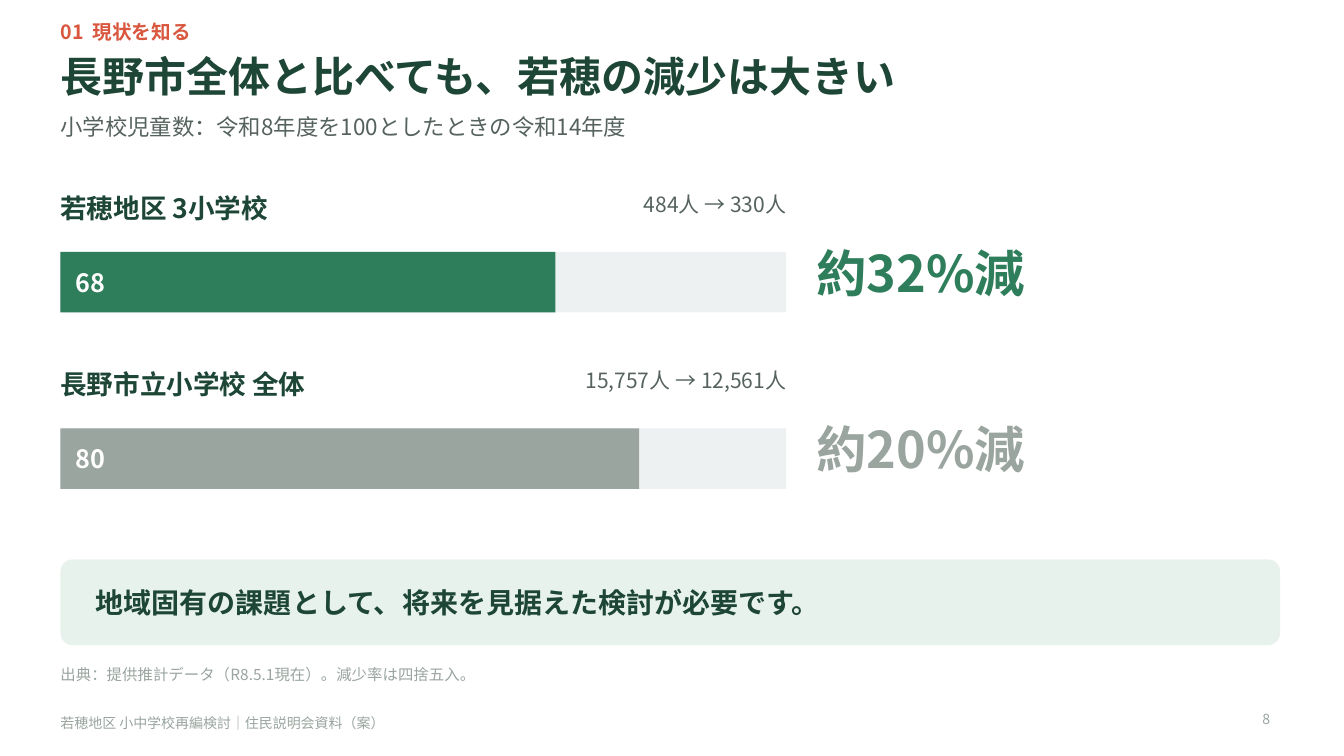
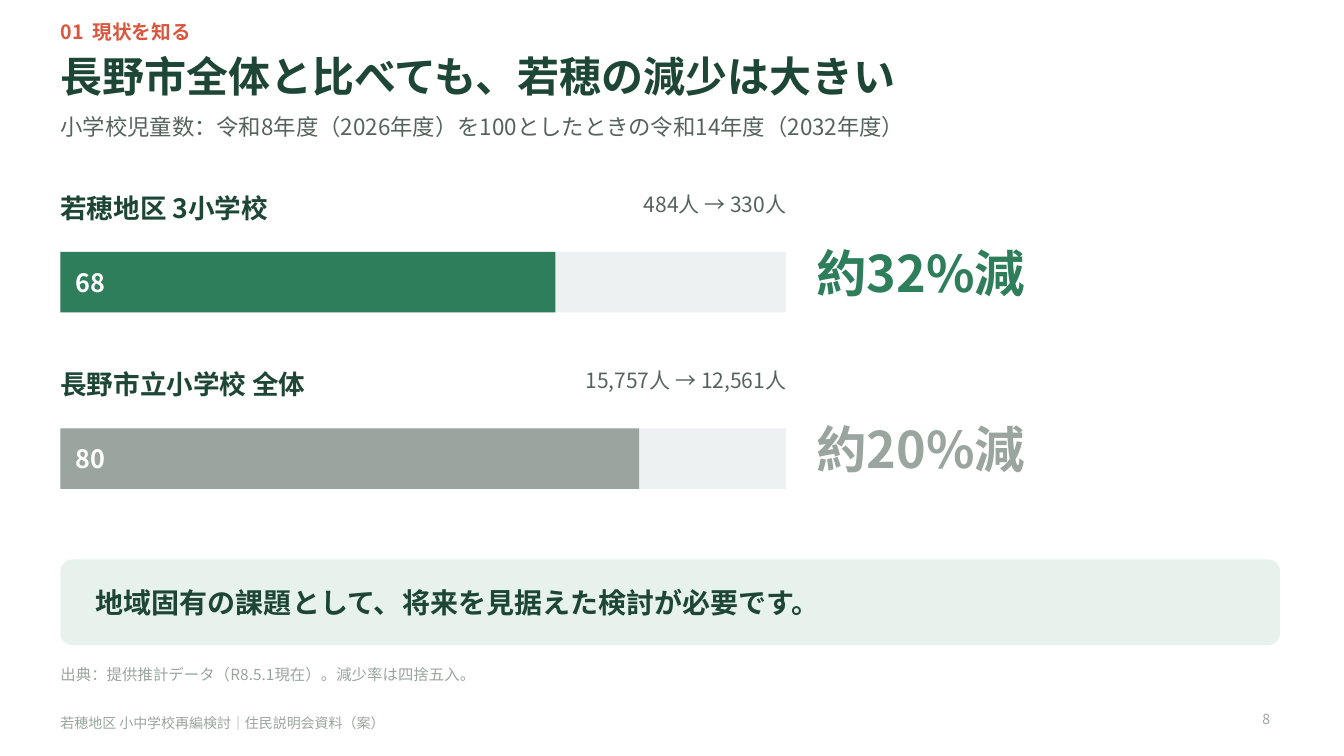
Before and after one commit to Masaki12008/GS, a slide deck: slide 8 of output/若穂地区_住民説明会資料.pptx. Drawn at 1344x756 pixels with LibreOffice and Linux fonts; fonts in the diff are those of the drawing. Boxes give left, top, right and bottom in pixels: in the first picture for what was removed or moved away, otherwise in the second. Text is boxed around its words. In the diff, an @@ line names an element or a change of style, - is before the commit and + after.

```diff
--- a/output/若穂地区_住民説明会資料.pptx
+++ b/output/若穂地区_住民説明会資料.pptx
@@ text at (x1=60, y1=116, x2=904, y2=137): text changed @@
-小学校児童数：令和8年度を100としたときの令和14年度
+小学校児童数：令和8年度（2026年度）を100としたときの令和14年度（2032年度）
```
Also in this commit, not shown: 8 other slides changed, 8 slides added, 3 other files.
